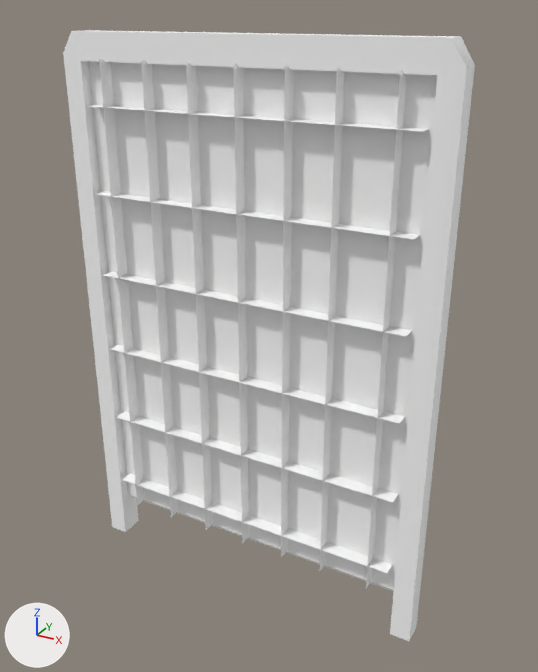
The glTF model public/3d/item/model__item__shop.ofs_3932_0/3932kg3_gs24.gltf: old version first, new version second.
One viewpoint serves both versions: a 50 mm camera at (1.18, -1.98, 2.02) aimed at (0.06, 0.05, 1.01). The lights are fixed; the arrows at lower left show +X, +Y and +Z. The picture after the commit comes second.

Script lines for the objects in view, before the commit:
```python
mat_gs24_0 = principled_material('gs24_0')
mat_gs24_0.base_color = (1.0, 1.0, 1.0)  # white #ffffff
mat_gs24_0.roughness = 1.0
mat_gs24_2 = principled_material('gs24_2')
mat_gs24_2.base_color = (1.0, 1.0, 1.0)  # white #ffffff
mat_gs24_2.roughness = 1.0
me_3932kg3_gs24 = bpy.data.meshes.new('3932kg3_gs24')
me_3932kg3_gs24.from_pydata(...)  # 84 vertices, 66 faces; spans x -0.66..0.66, y -0.05..0.05, z 0.0..1.96
# faces by material slot: [2, 36, 28]
me_3932kg3_gs24.materials.append(mat_gs24_1)  # white #ffffff
me_3932kg3_gs24.materials.append(mat_gs24_0)  # white #ffffff
me_3932kg3_gs24.materials.append(mat_gs24_2)  # white #ffffff
ob_3932kg3_gs24 = bpy.data.objects.new('3932kg3_gs24', me_3932kg3_gs24)
ob_3932kg3_gs24.location = (0.0, 0.0, 0.0)
```
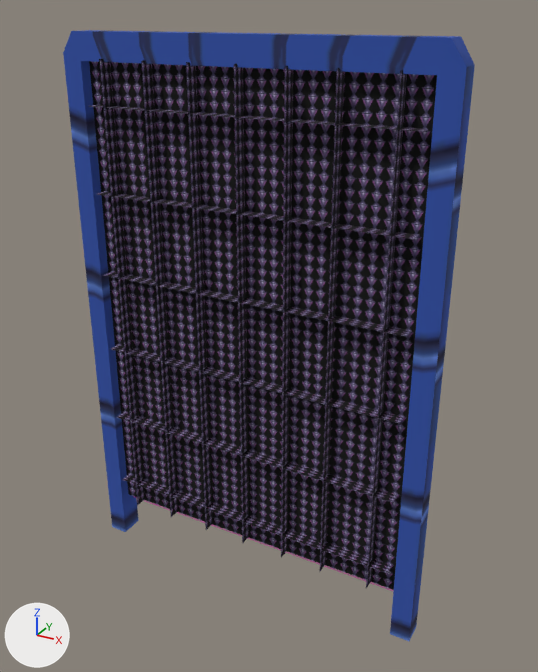
Location of each change, (x1, y1, x2, y2) in pixels of the pictures (538 x 672 px):
'3932kg3_gs24', surface changed (darker): (63, 30, 475, 641) in both

Edits to the bpy script that builds the scene:
```text
Add img_gs24_2:
    img_gs24_2 = load_image('gs24_2', '_unpacked/gs24_2', 32, 32, 'sRGB')
Add img_gs24_0:
    img_gs24_0 = load_image('gs24_0', '_unpacked/gs24_0', 32, 32, 'sRGB')
Change mat_gs24_0:
    remove mat_gs24_0.base_color = (1.0, 1.0, 1.0)  # white #ffffff
    add mat_gs24_0.texture = img_gs24_0
Change mat_gs24_2:
    remove mat_gs24_2.base_color = (1.0, 1.0, 1.0)  # white #ffffff
    add mat_gs24_2.texture = img_gs24_2
```
